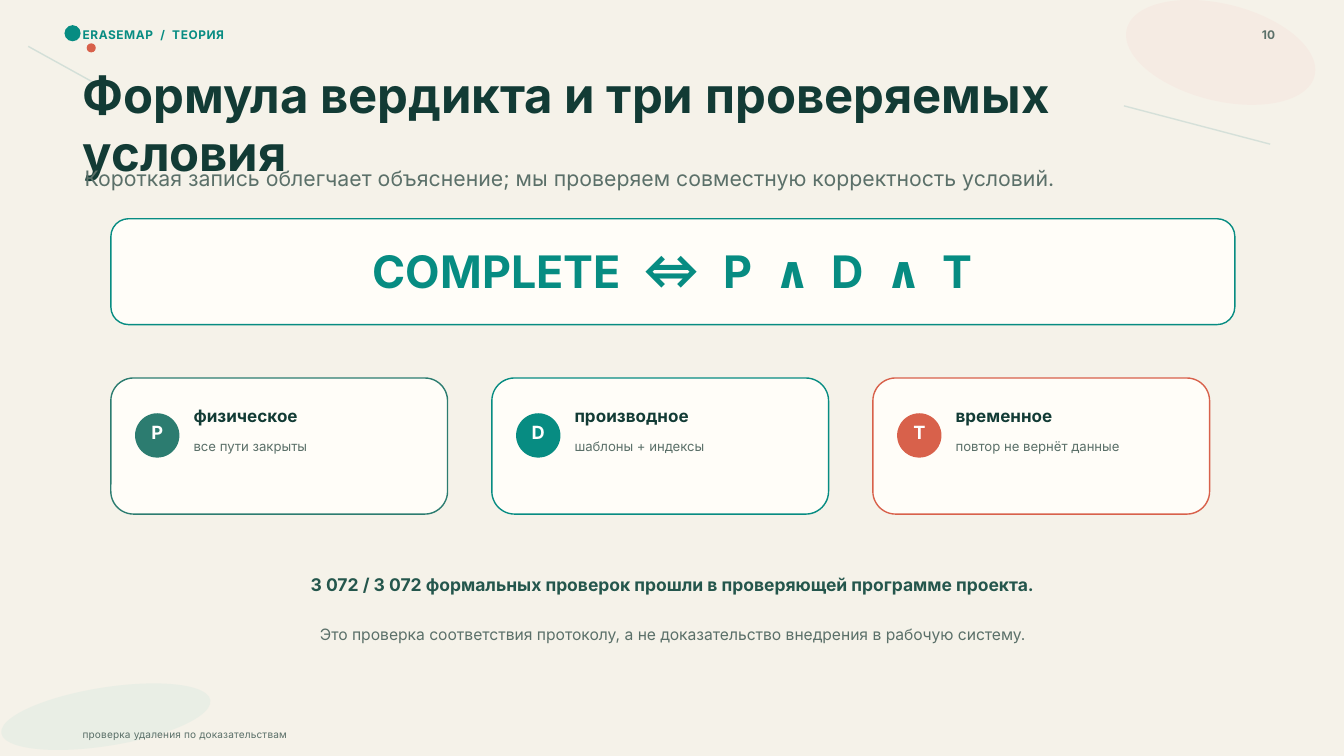
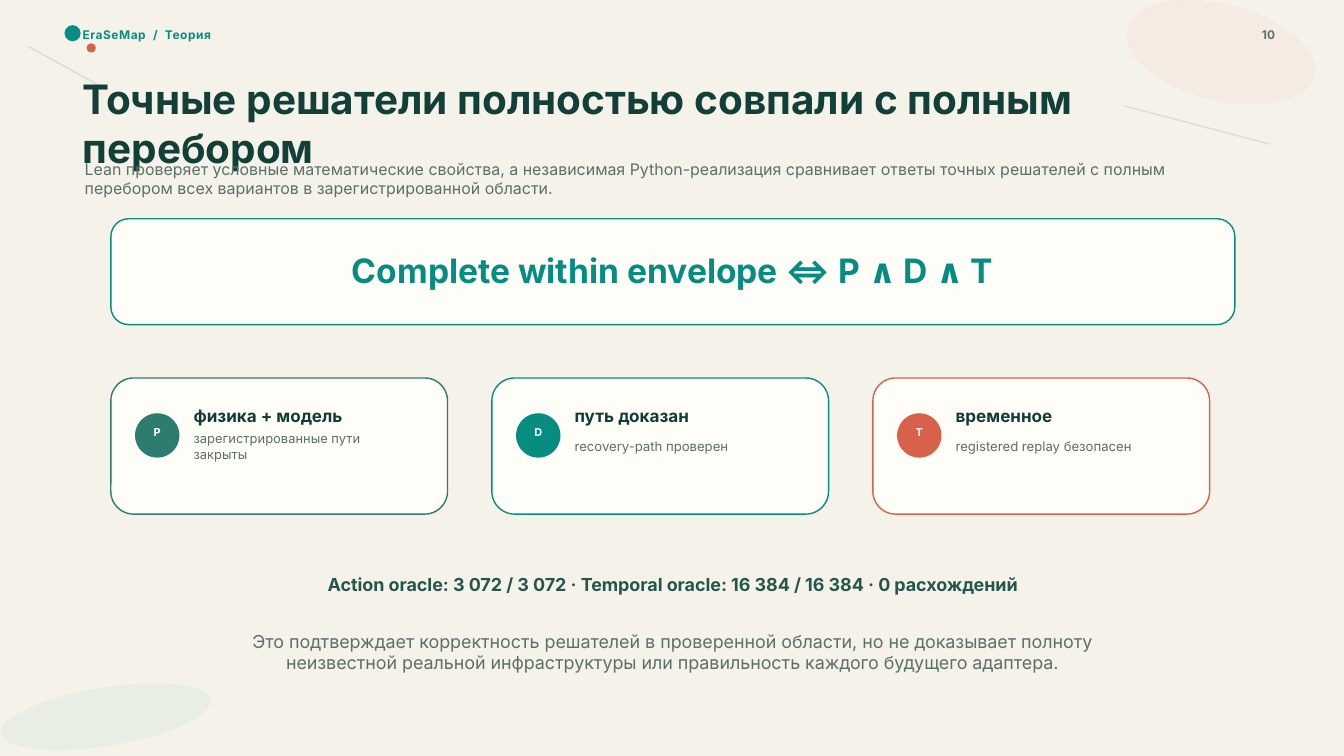
Before and after one commit to nazkari86-lab/erasemap, a slide deck: slide 10 of competition/EraSeMap_RU.pptx. Drawn at 1344x756 pixels with LibreOffice and Linux fonts; fonts in the diff are those of the drawing. Boxes give left, top, right and bottom in pixels: in the first picture for what was removed or moved away, otherwise in the second. Text is boxed around its words. In the diff, an @@ line names an element or a change of style, - is before the commit and + after.

```diff
--- a/competition/EraSeMap_RU.pptx
+++ b/competition/EraSeMap_RU.pptx
@@ text at (83,30,211,42): text changed @@
-ERASEMAP / ТЕОРИЯ
+EraSeMap / Теория
@@ text at (83,84,1072,172): text changed; size 35 to 28.9 pt; text colour #123B35 to #123F38 @@
-Формула вердикта и три проверяемых условия
+Точные решатели полностью совпали с полным перебором
@@ text at (85,161,1166,197): text changed; size 15.2 to 11.4 pt @@
-Короткая запись облегчает объяснение; мы проверяем совместную корректность условий.
+Lean проверяет условные математические свойства, а независимая Python-реализация сравнивает ответы точных решателей с полным перебором всех вариантов в зарегистрированной области.
@@ text at (352,257,993,290): text changed; size 32 to 24 pt @@
-COMPLETE ⇔ P ∧ D ∧ T
+Complete within envelope ⇔ P ∧ D ∧ T
@@ text at (194,409,342,426): text changed @@
-физическое
+физика + модель
@@ text at (575,412,689,426): text changed @@
-производное
+путь доказан
@@ text at (194,436,360,462): text changed; size 9.4 to 9.2 pt @@
-все пути закрыты
+зарегистрированные пути закрыты
@@ text at (575,441,728,454): text changed @@
-шаблоны + индексы
+recovery-path проверен
@@ size 13 to 7.8 pt in 3 elements at (154,428,161,436), (534,428,542,436), (916,428,923,436) @@
@@ text at (956,441,1132,454): text changed @@
-повтор не вернёт данные
+registered replay безопасен
@@ text at (328,577,1017,595): text changed; size 12.5 to 12.8 pt @@
-3 072 / 3 072 формальных проверок прошли в проверяющей программе проекта.
+Action oracle: 3 072 / 3 072 · Temporal oracle: 16 384 / 16 384 · 0 расхождений
@@ text at (252,634,1092,673): text changed; size 11.2 to 12.8 pt @@
-Это проверка соответствия протоколу, а не доказательство внедрения в рабочую систему.
+Это подтверждает корректность решателей в проверенной области, но не доказывает полноту неизвестной реальной инфраструктуры или правильность каждого будущего адаптера.
@@ text removed at (83,732,287,740) @@
-проверка удаления по доказательствам
```
Also in this commit, not shown: 6 other slides changed, 6 slides added, 6 slides removed, 26 other files.
